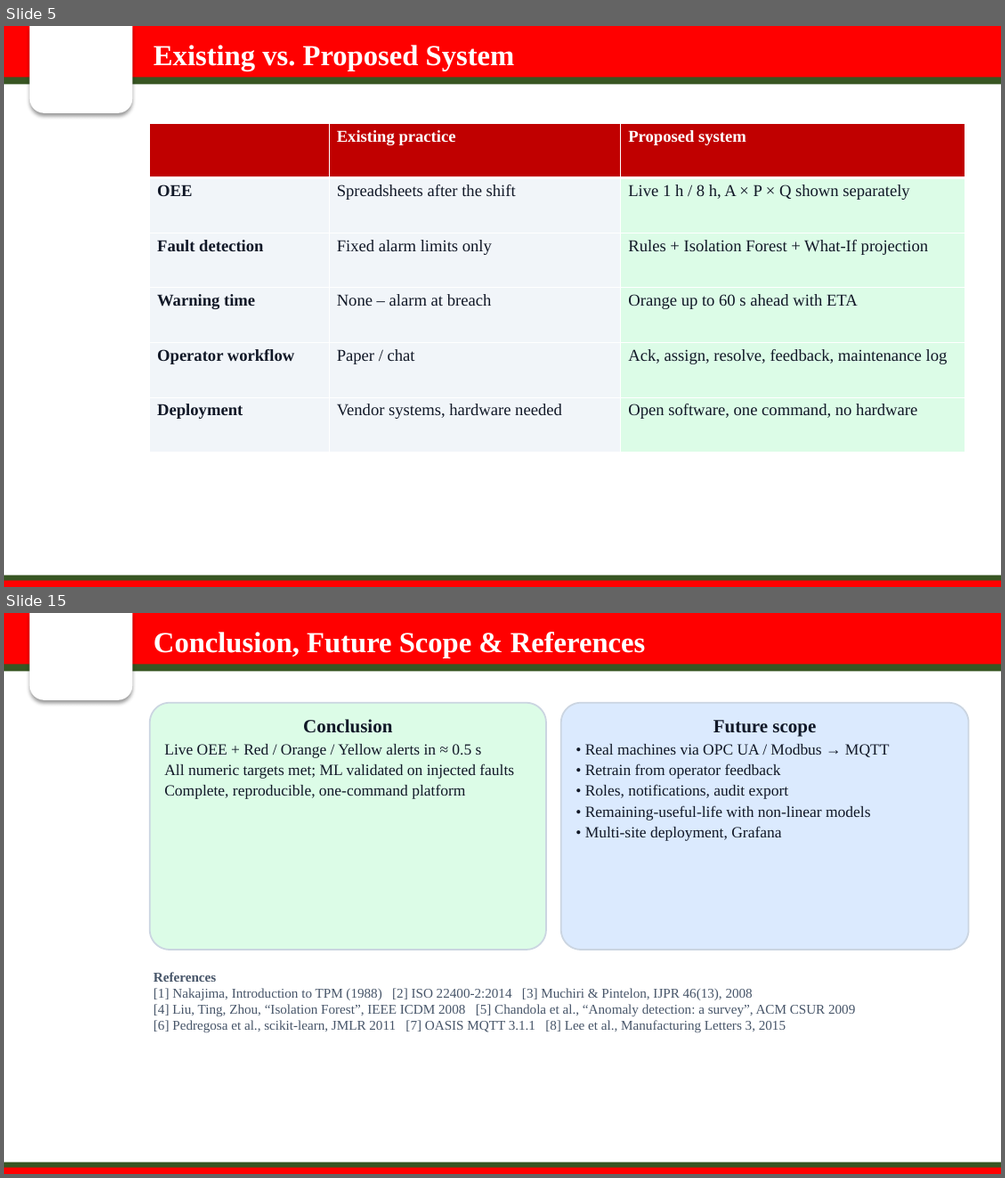
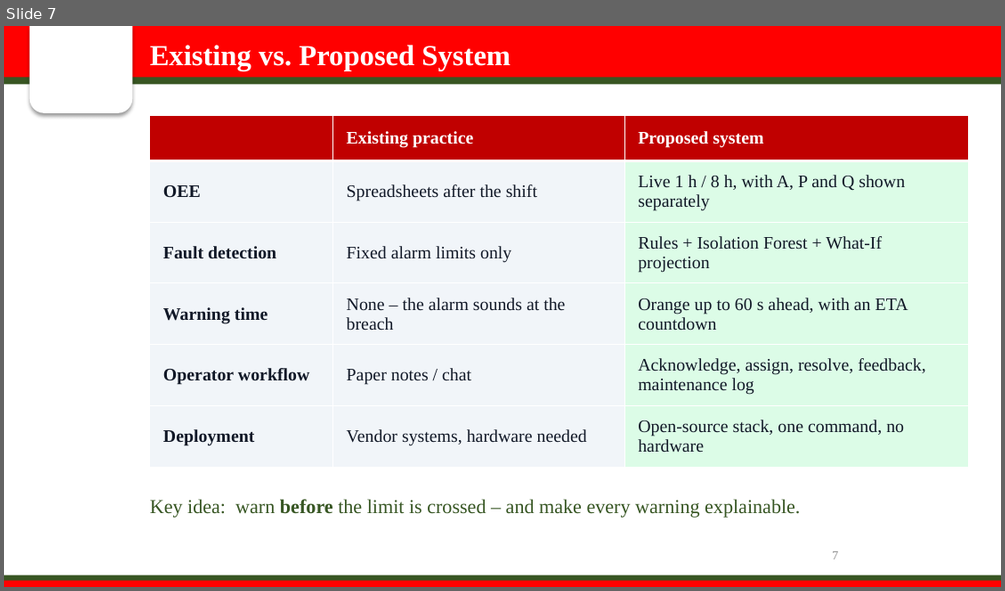
Before and after one commit to sanika-2811/oee-smart-factory, a slide deck: presentation/OEE_Smart_Factory_Presentation.pptx. Shown one above the other, each under a label of ours: slides 5 and 15 before the commit, slide 7 after it; the slides between them are not shown. The pictures are 1005x1178 and 1005x591 pixels, drawn with LibreOffice and Linux fonts; fonts in the diff are those of the drawing; background and template pictures are left out. Boxes give left, top, right and bottom in pixels: in the first picture for what was removed or moved away, otherwise in the second. Text is boxed around its words. In the diff, an @@ line names an element or a change of style, - is before the commit and + after.

```diff
--- a/presentation/OEE_Smart_Factory_Presentation.pptx
+++ b/presentation/OEE_Smart_Factory_Presentation.pptx
@@ slide 15 removed at (4,613,1001,1174), background #FFFFFF; not listed: 5 template elements that a slide beside it also shows @@
@@ text removed at (154,632,646,657) @@
-Conclusion, Future Scope & References
@@ rounded rectangle removed at (150,703,546,949) @@
-Conclusion
-Live OEE + Red / Orange / Yellow alerts in ≈ 0.5 s
-All numeric targets met; ML validated on injected faults
-Complete, reproducible, one-command platform
@@ rounded rectangle removed at (561,703,969,949) @@
-Future scope
-• Real machines via OPC UA / Modbus → MQTT
-• Retrain from operator feedback
-• Roles, notifications, audit export
-• Remaining-useful-life with non-linear models
-• Multi-site deployment, Grafana
@@ text removed at (154,972,855,1033) @@
-References
-[1] Nakajima, Introduction to TPM (1988) [2] ISO 22400-2:2014 [3] Muchiri & Pintelon, IJPR 46(13), 2008
-[4] Liu, Ting, Zhou, “Isolation Forest”, IEEE ICDM 2008 [5] Chandola et al., “Anomaly detection: a survey”, ACM CSUR 2009
-[6] Pedregosa et al., scikit-learn, JMLR 2011 [7] OASIS MQTT 3.1.1 [8] Lee et al., Manufacturing Letters 3, 2015
@@ what was slide 5 is now slide 7 @@
@@ slide 7 changed as well @@
@@ text "Existing vs. Proposed System": place and size @@
-text "Existing vs. Proposed System" at (154,45,515,70)
+text "Existing vs. Proposed System" at (150,45,510,70)
@@ table at (150,116,969,467) @@
-row 2, column 3: Live 1 h / 8 h, A × P × Q shown separately
+row 2, column 3: Live 1 h / 8 h, with A, P and Q shown separately
-row 4, column 2: None – alarm at breach
+row 4, column 2: None – the alarm sounds at the breach
-row 4, column 3: Orange up to 60 s ahead with ETA
+row 4, column 3: Orange up to 60 s ahead, with an ETA countdown
-row 5, column 2: Paper / chat
+row 5, column 2: Paper notes / chat
-row 5, column 3: Ack, assign, resolve, feedback, maintenance log
+row 5, column 3: Acknowledge, assign, resolve, feedback, maintenance log
-row 6, column 3: Open software, one command, no hardware
+row 6, column 3: Open-source stack, one command, no hardware
@@ size 16 to 17 pt in "Existing practice", "Proposed system", "OEE", "Spreadsheets after the shift" and 7 more places @@
@@ table: place and size @@
-table at (150,123,965,452)
+table at (150,116,969,467)
@@ text added at (150,499,800,517), 19 pt, text #375623 @@
+Key idea: warn before the limit is crossed – and make every warning explainable.
@@ page number added at (832,551,838,559), 12 pt, text #8C8C8C @@
+7
```
Also in this commit, not shown: 8 other slides changed, 29 slides added, 6 other slides removed, 5 other files.
